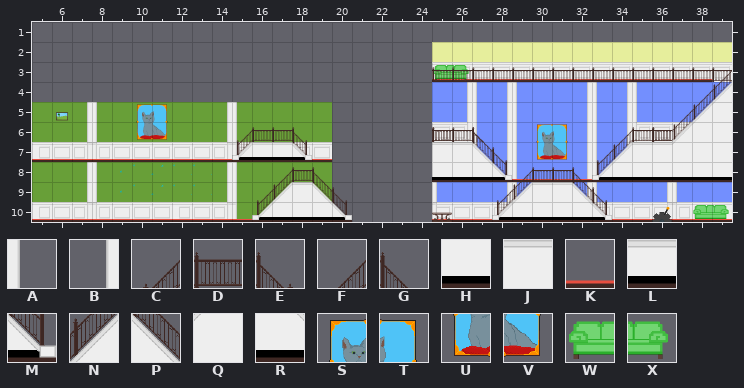
Tiled map, stored at graphics/testtiles.tmx. The picture above was drawn from the file before the commit.
Cells are 64x64 px. Shown: x 5..39, y 1..10. The old version is drawn lined up with the new one.
Key: from "testtiles": A 0, B 2, C 3, D 4, E 5, F 6, G 7, H 8, J 9, K 11, L 14, M 15, N 16, P 17, Q 18, R 29, S 40, T 41, U 50, V 51; from "testtiles2": W 2, X 3.
_ is an empty cell, # one hidden under a higher layer.
Layers that did not change in this view are not listed.
Layer "mid" before, first column x 17:
 1 _______________________
 2 _______________________
 3 ________KKKKKKKKKKKKKKD
 4 _________BABA__BABA____
 5 _________BABA__BABA___Q
 6 ________DBABASTBABAD_Q_
 7 ________##ABAUVBAB##Q__
 8 __________#BAKKBA#_____
 9 ________A__BA__BA__BA__
Layer "object" before, first column x 17:
 1 _____________
 2 _____________
 3 ________WX___
 4 _____________
 5 _____________
 6 DE______DDG__
 7 LMK_____JJ_E_
 8 FDG_______#MK
 9 NJPE_________
Layer "front" before, first column x 17:
 2 _____________
 3 ________DDDDD
 4 _____________
 5 _____________
 6 __________G__
 7 __________P__
 8 ________HHR_F
 9 ___________CN
The result:
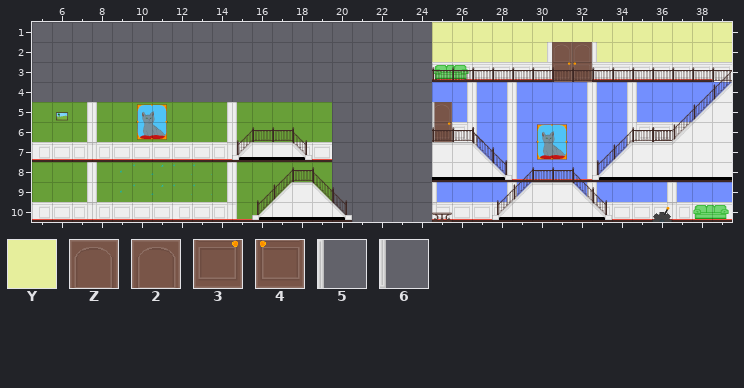
Further tiles: from "testtiles": Y 24, Z 38, 2 39, 3 48, 4 49, 5 58, 6 68.
The author wrote: horizontal doors
What changed:
everything moved by +0,+2 cells (the old picture is shown already moved)
Layer "mid":
y 1: x 25..39 _______________ -> YYYYYYYYYYYYYYY
y 2: x 30..33 ____ -> BZ2A
y 3: x 31..32 KK -> 34
y 5: x 25 _ -> Z
y 6: x 25 D -> 3
Layer "object":
y 5: x 25 _ -> 5
y 6: x 25 D -> 6
Layer "front":
y 6: x 25 _ -> D
Pixel boxes of the changes (left, top, right, bottom) in both pictures:
changed: (432, 22, 732, 82)
changed: (432, 102, 452, 142)
